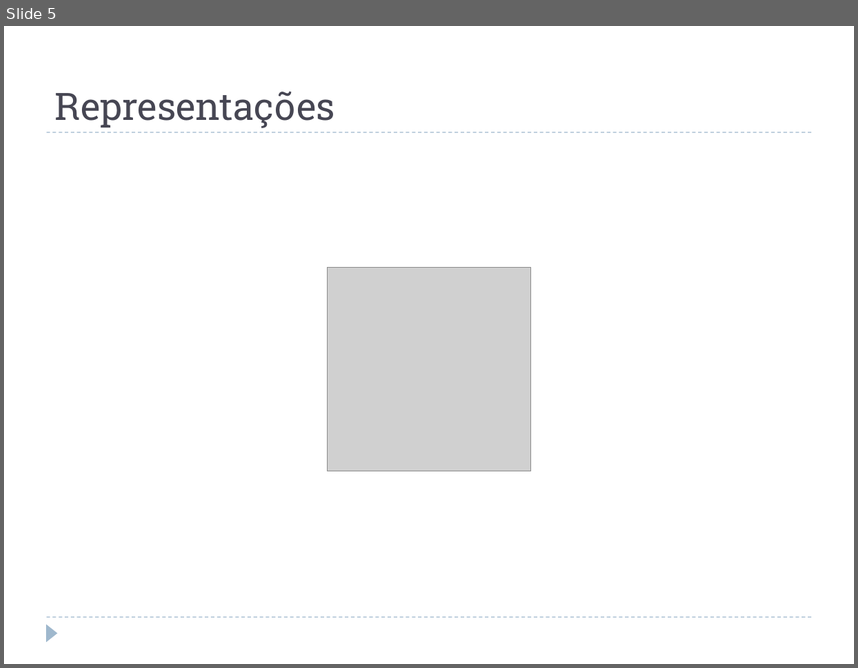
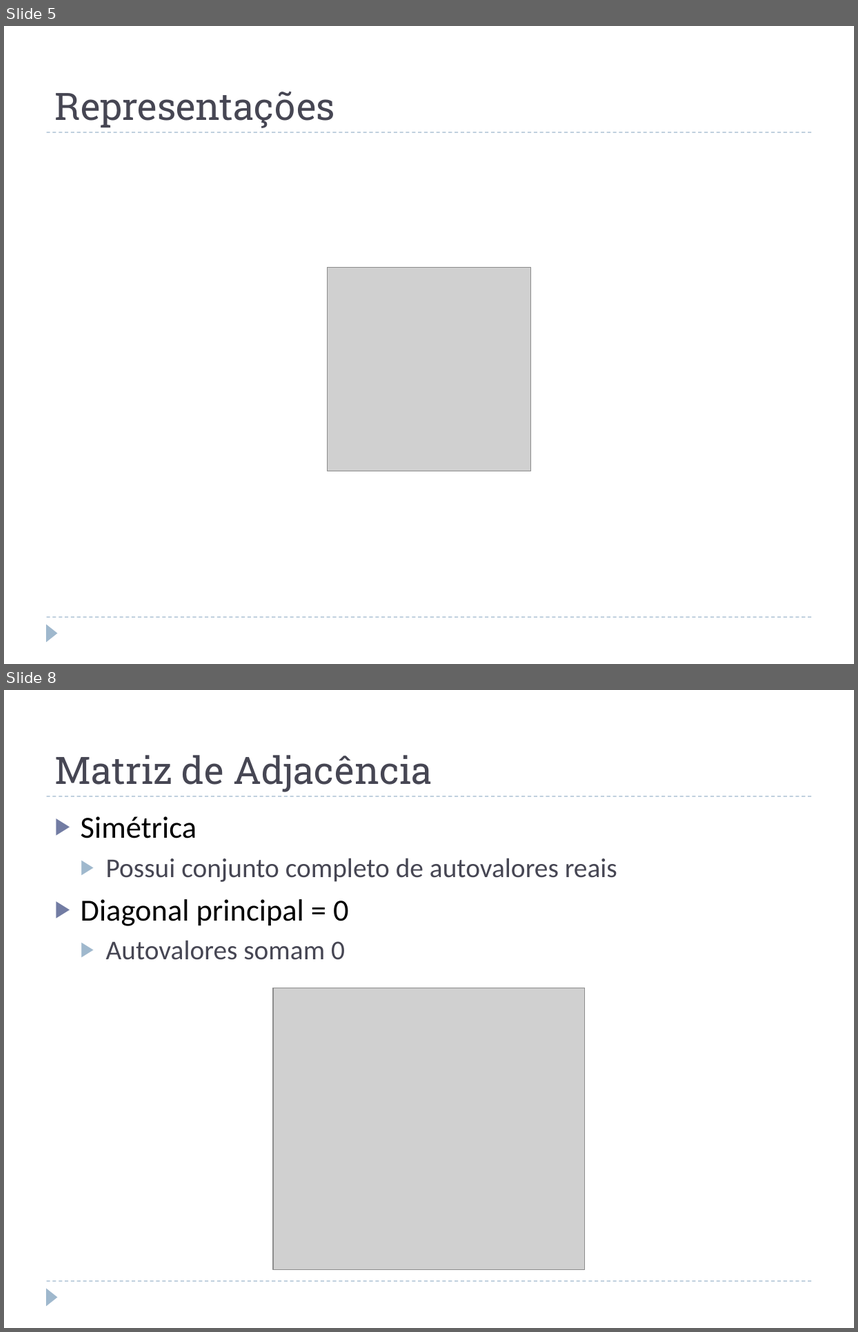
Before and after one commit to juanplopes/ppgi-alc-graphs, a slide deck: doc/Apresentacao.pptx. Shown one above the other, each under a label of ours: slide 5 before the commit, slides 5 and 8 after it; the slides between them are not shown. The pictures are 858x668 and 858x1332 pixels, drawn with LibreOffice and Linux fonts; fonts in the diff are those of the drawing; grey boxes stand for pictures. Boxes give left, top, right and bottom in pixels: in the first picture for what was removed or moved away, otherwise in the second. Text is boxed around its words. In the diff, an @@ line names an element or a change of style, - is before the commit and + after.

```diff
--- a/doc/Apresentacao.pptx
+++ b/doc/Apresentacao.pptx
@@ slide 8 added at (x1=4, y1=690, x2=854, y2=1328), background #FFFFFF; not listed: 3 template elements that a slide beside it also shows @@
@@ title added at (x1=55, y1=755, x2=432, y2=792), 32 pt, text #464653 @@
+Matriz de Adjacência
@@ text added at (x1=81, y1=816, x2=617, y2=960), 23 pt, text #464653 @@
+▶ Simétrica
+  ▶ Possui conjunto completo de autovalores reais
+▶ Diagonal principal = 0
+  ▶ Autovalores somam 0
@@ picture added at (x1=274, y1=987, x2=586, y2=1269) @@
```
Also in this commit, not shown: 1 slide changed, 3 other slides added, 1 slide removed, 1 other file.
